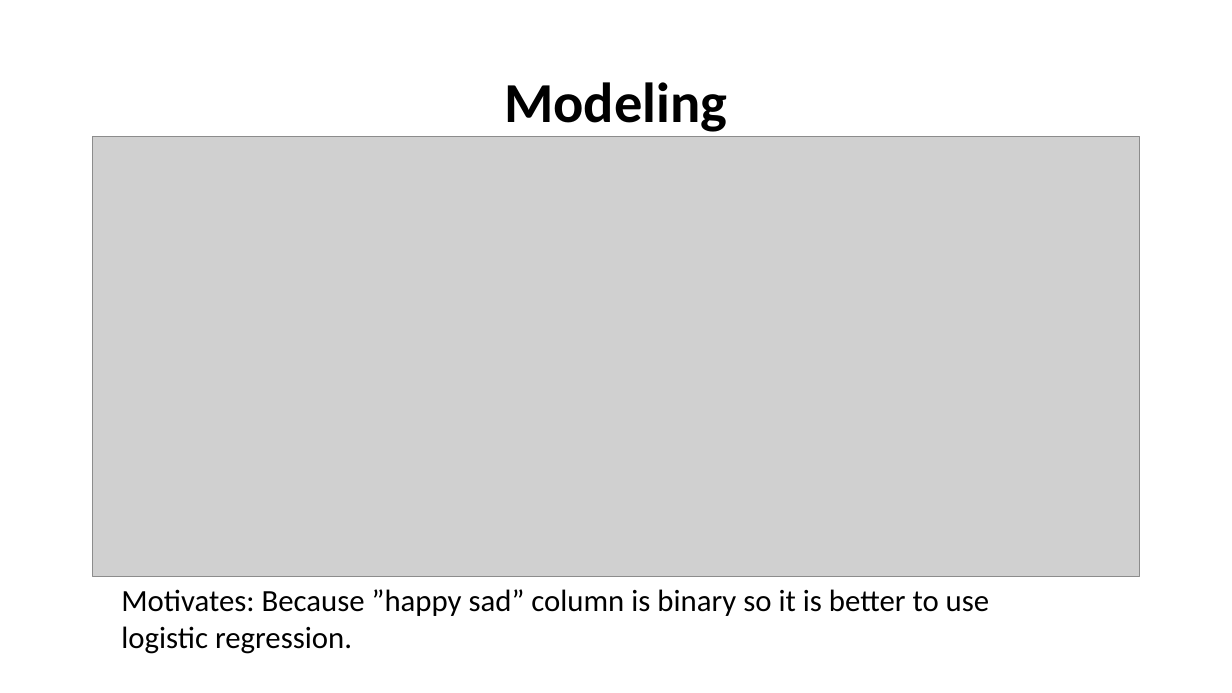
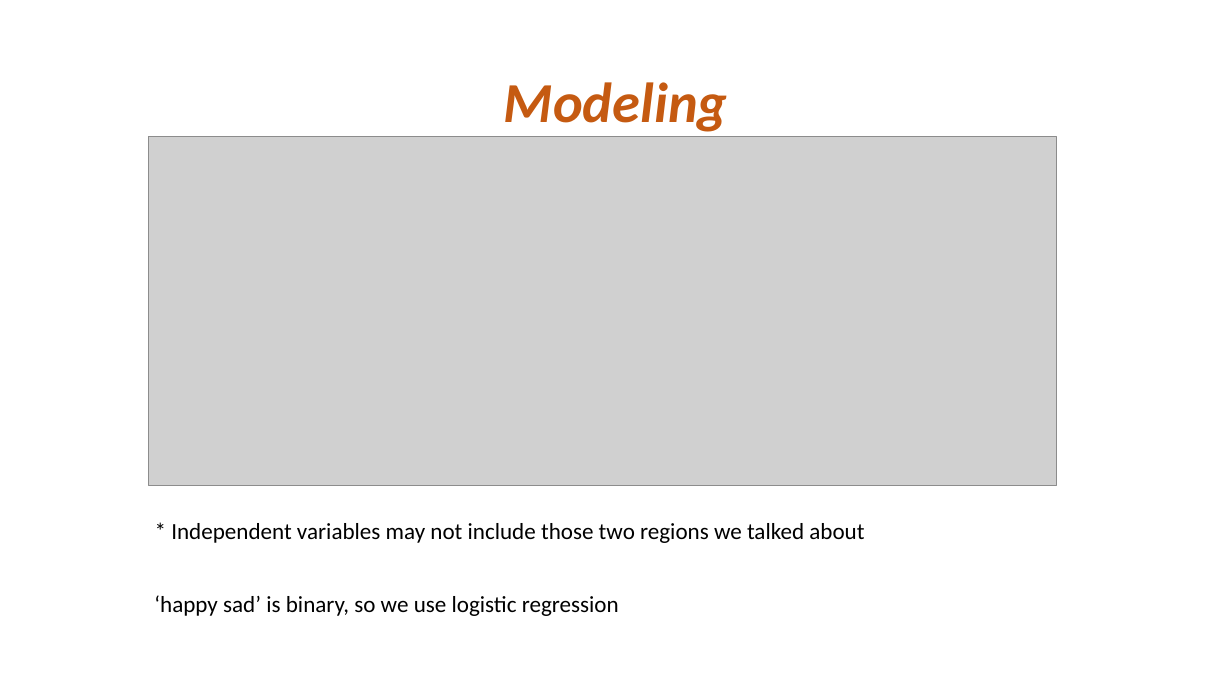
Before and after one commit to wqx13579/Happiness, a slide deck: slide 11 of Final_presentation.pptx. Drawn at 1232x693 pixels with LibreOffice and Linux fonts; fonts in the diff are those of the drawing; grey boxes stand for pictures. Boxes give left, top, right and bottom in pixels: in the first picture for what was removed or moved away, otherwise in the second. Text is boxed around its words. In the diff, an @@ line names an element or a change of style, - is before the commit and + after.

```diff
--- a/Final_presentation.pptx
+++ b/Final_presentation.pptx
@@ title "Modeling" at [504, 82, 728, 132]: text colour #000000 to #C55A11, italic on @@
@@ picture: place and size @@
-picture at [92, 137, 1141, 577]
+picture at [148, 137, 1056, 485]
@@ text added at [171, 523, 864, 543], 18 pt, text #000000 @@
+* Independent variables may not include those two regions we talked about
@@ text at [154, 595, 619, 616]: text changed; size 24 to 18 pt @@
-Motivates: Because ”happy sad” column is binary so it is better to use logistic regression.
+‘happy sad’ is binary, so we use logistic regression
```
Also in this commit, not shown: 13 other slides changed, 2 slides added, 3 other files.
